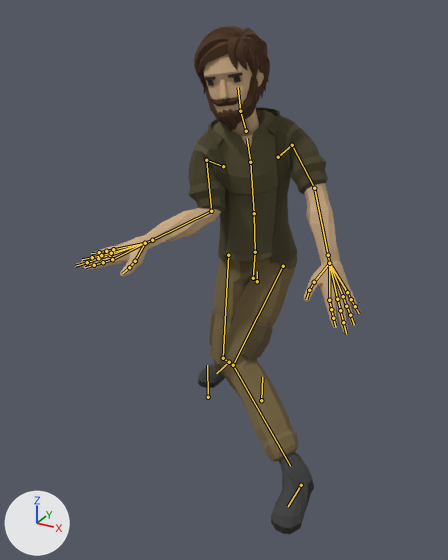
Before and after pictures for a commit that changed the glTF model app/src/main/assets/characters/Adventurer.gltf.
One viewpoint serves both versions: a camera (50 mm lens) standing at (0.992, -2.235, 1.639) and looking at (-0.017, -0.4, 0.721). Arrows for +X, +Y and +Z are at lower left; the lights stay in place. The older version comes first. Both versions are drawn at frame 5 of the action 'Throw_FH'; the numbers are the values there. The bones that change, and the others that lie on the model, are drawn over the model as lines.

Objects in the first picture: 'Adventurer_Body', 'Adventurer_Feet', 'Adventurer_Head', 'Adventurer_Legs'.
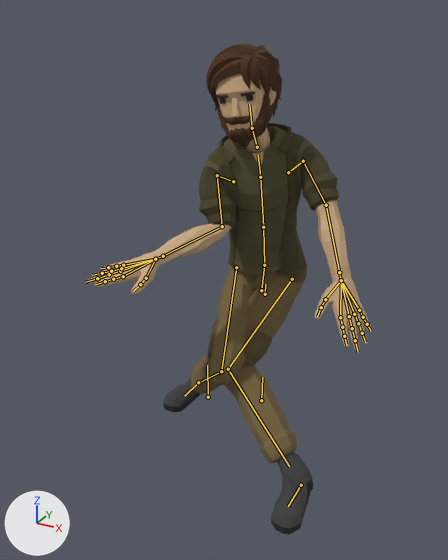
Boxes [x1, y1, x2, y2] around the edits, measured in the pictures (448 x 560 px):
'Adventurer_Body', posed
    before: [76, 107, 360, 334]
    after: [86, 123, 372, 352]
'Adventurer_Legs', posed (30% wider)
    before: [209, 254, 298, 462]
    after: [191, 266, 307, 463]
'Adventurer_Head', posed
    before: [194, 26, 270, 136]
    after: [206, 43, 282, 153]
'Adventurer_Feet', posed (29% wider)
    before: [198, 364, 314, 534]
    after: [163, 374, 313, 534]
bone 'Body', root to tip
    before: (257, 281) to (257, 271)
    after: (265, 294) to (265, 284)
bone 'Hips', root to tip
    before: (253, 278) to (255, 252)
    after: (261, 290) to (264, 265)
bone 'Abdomen', root to tip
    before: (255, 252) to (254, 213)
    after: (264, 265) to (263, 227)
bone 'Torso', root to tip
    before: (254, 213) to (250, 162)
    after: (263, 227) to (260, 177)
bone 'Chest', root to tip
    before: (250, 162) to (247, 138)
    after: (260, 177) to (258, 154)
bone 'Head', root to tip
    before: (240, 111) to (238, 87)
    after: (252, 128) to (249, 104)
bone 'UpperArm.L', root to tip
    before: (292, 145) to (314, 188)
    after: (303, 161) to (326, 205)
bone 'LowerArm.L', root to tip
    before: (314, 188) to (328, 255)
    after: (326, 205) to (339, 272)
bone 'UpperArm.R', root to tip
    before: (206, 160) to (211, 211)
    after: (217, 175) to (222, 226)
bone 'LowerArm.R', root to tip
    before: (211, 211) to (152, 240)
    after: (222, 226) to (163, 256)
bone 'UpperLeg.L', root to tip
    before: (283, 266) to (233, 365)
    after: (292, 279) to (228, 369)
bone 'LowerLeg.L', root to tip
    before: (233, 365) to (290, 466)
    after: (228, 369) to (289, 466)
bone 'UpperLeg.R', root to tip
    before: (228, 255) to (223, 358)
    after: (236, 267) to (221, 371)
bone 'LowerLeg.R', root to tip
    before: (223, 358) to (228, 361)
    after: (221, 371) to (201, 381)
bone 'Foot.R', root to tip
    before: (229, 362) to (216, 373)
    after: (198, 382) to (184, 396)

The change in detail:
Bone 'Body' (bone_body) moves from (0.0, -0.243, 0.127) to (0.039, -0.289, 0.128).
Bone 'Hips' (bone_hips) turns from (0, 2, 0) to (0, -10, -1) degrees about its own x, y and z.
Bone 'Abdomen' (bone_abdomen) turns from (7, 12, 2) to (8, 16, 2) degrees about its own x, y and z.
Bone 'Torso' (bone_torso) turns from (7, 13, 2) to (8, 18, 1) degrees about its own x, y and z.
Bone 'Chest' (bone_chest) turns from (9, 4, 4) to (10, 6, 4) degrees about its own x, y and z.
Bone 'Head' (bone_head) turns from (-24, -9, 3) to (-26, -9, 3) degrees about its own x, y and z.
Bone 'UpperArm.L' (bone_upperarm_l) turns from (-29, -19, -64) to (-27, -17, -65) degrees about its own x, y and z.
Bone 'LowerArm.L' (bone_lowerarm_l) turns from (-15, 0, 1) to (-14, 0, 0) degrees about its own x, y and z.
Bone 'UpperArm.R' (bone_upperarm_r) turns from (-48, 28, 59) to (-45, 28, 62) degrees about its own x, y and z.
Bone 'LowerArm.R' (bone_lowerarm_r) turns from (59, 18, -31) to (57, 18, -33) degrees about its own x, y and z.
Bone 'UpperLeg.L' (bone_upperleg_l) turns from (15, 22, 30) to (24, 22, 36) degrees about its own x, y and z.
Bone 'LowerLeg.L' (bone_lowerleg_l) turns from (23, 32, -40) to (35, 42, -40) degrees about its own x, y and z.
Bone 'UpperLeg.R' (bone_upperleg_r) turns from (4, -10, -8) to (13, -12, -41) degrees about its own x, y and z.
Bone 'LowerLeg.R' (bone_lowerleg_r) turns from (62, -13, 2) to (86, -20, 4) degrees about its own x, y and z.
Bone 'Foot.R' (bone_foot_r) moves from (-0.152, -0.179, -0.001) to (-0.152, 0.111, -0.044).
